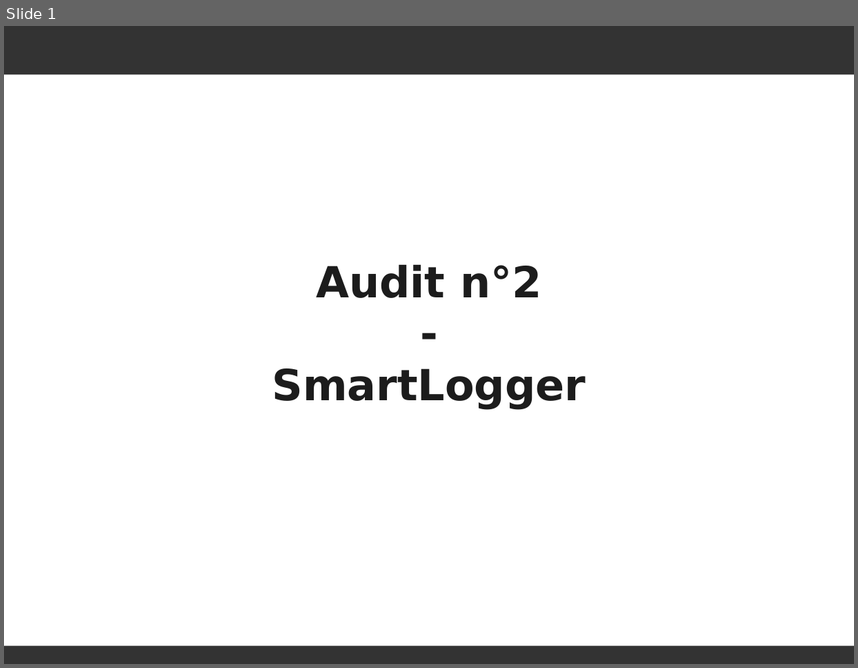
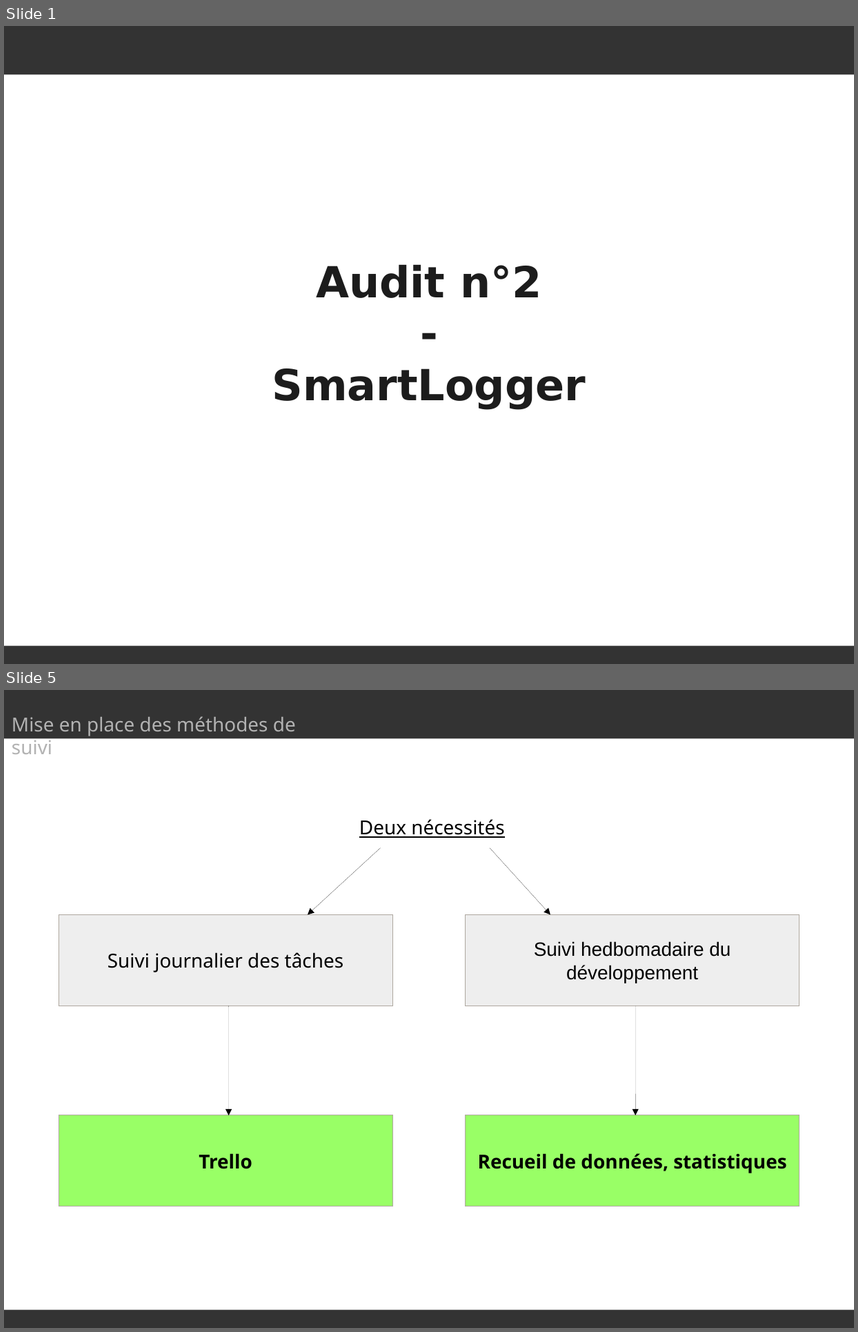
Before and after one commit to SmartLoggerManagement/SmartLogger, a slide deck: Soutenances/audit.odp. Shown one above the other, each under a label of ours: slide 1 before the commit, slides 1 and 5 after it; the slides between them are not shown. The pictures are 858x668 and 858x1332 pixels, drawn with LibreOffice and Linux fonts; fonts in the diff are those of the drawing. Boxes give left, top, right and bottom in pixels: in the first picture for what was removed or moved away, otherwise in the second. Text is boxed around its words. In the diff, an @@ line names an element or a change of style, - is before the commit and + after.

```diff
--- a/Soutenances/audit.odp
+++ b/Soutenances/audit.odp
@@ slide 5 added at (4,690,854,1328), background #FFFFFF @@
@@ rectangle added at (4,690,854,738), fill #333333 @@
@@ text added at (12,716,296,754), 18 pt, text #B2B2B2 @@
+Mise en place des méthodes de suivi
@@ text added at (359,819,504,838), 18 pt, text #000000, underline @@
+Deux nécessités
@@ arrow added from (381, 848) to (308, 914), #000000 0 pt @@
@@ arrow added from (490, 848) to (551, 914), #000000 0 pt @@
@@ rectangle added at (59,914,392,1005), fill #EEEEEE, outline #AEA79F 0 pt, 18 pt, text #000000 @@
+Suivi journalier des tâches
@@ rectangle added at (466,914,800,1005), fill #EEEEEE, outline #AEA79F 0 pt, 18 pt, text #000000 @@
+Suivi hedbomadaire du
+développement
@@ arrow added from (228, 1005) to (228, 1115), #000000 0 pt @@
@@ arrow added from (636, 1005) to (636, 1115), #000000 0 pt @@
@@ rectangle added at (59,1115,392,1206), fill #99FF66, outline #AEA79F 0 pt, 18 pt, text #000000, bold @@
+Trello
@@ rectangle added at (466,1115,800,1206), fill #99FF66, outline #AEA79F 0 pt, 18 pt, text #000000, bold @@
+Recueil de données, statistiques
@@ rectangle added at (4,1310,854,1328), fill #333333 @@
```
Also in this commit, not shown: 1 slide changed, 4 other slides added, 2 slides removed, 13 other files.
